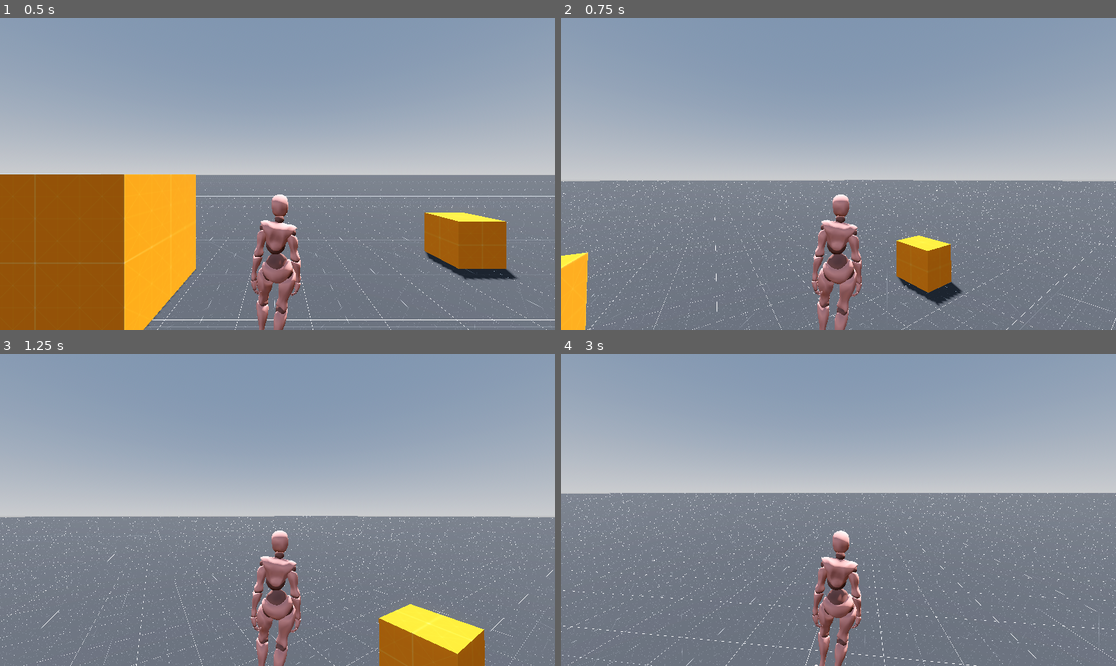
Above: before the commit, frames 1-4 (two rows, left to right).
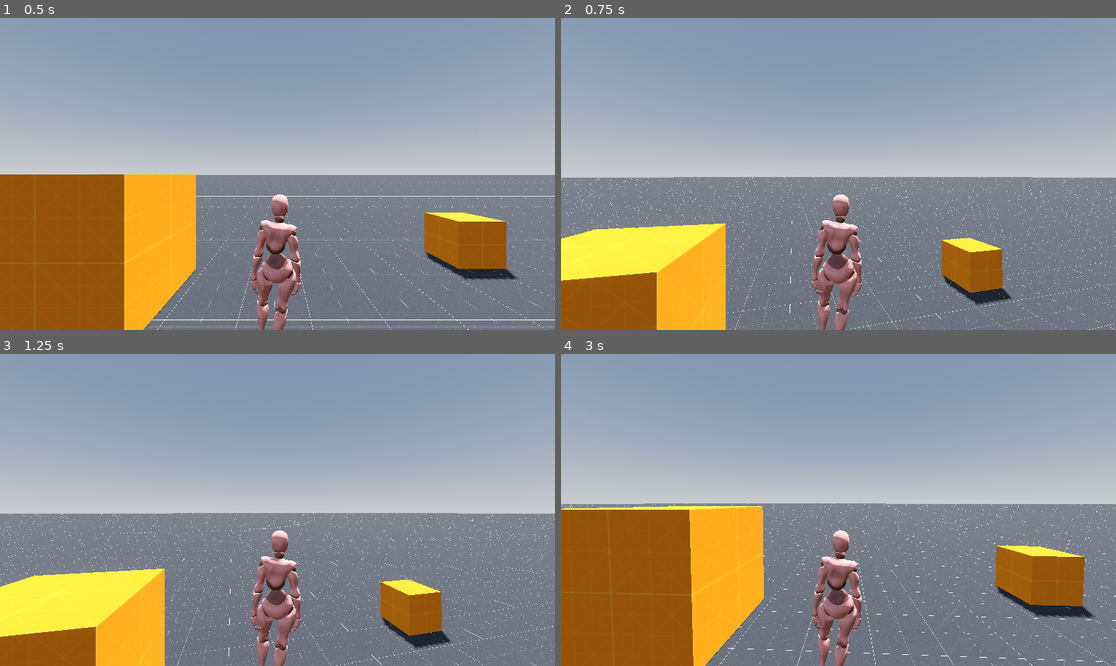
Above: after the commit, the same moments.

Repository: ek-94/godot-prototypes
Game: Godot game, scene res://scenes/main.tscn
The game is run twice, just before and just after one commit, with the same random seed, the same clock (stepped at 60 frames per second) and the same inputs.
Inputs (mouse positions are in pixels of both pictures, inside the frame that each line leads up to):
- Up to frame 1 (0.5 s): no input
- Up to frame 2 (0.75 s): tap Enter (ui_accept) at 0.5 s; move the mouse to (866, 174) at 0.52 s; hold Up (ui_up) from 0.53 s (still down)
- Up to frame 3 (1.25 s): keep holding Up (ui_up); tap Enter (ui_accept) at 0.77 s
- Up to frame 4 (3 s): keep holding Up (ui_up); move the mouse to (810, 510) at 1.27 s; tap Enter (ui_accept) at 1.52 s; move the mouse to (849, 503) at 2.02 s; move the mouse to (832, 516) at 2.77 s

Frame 1 is identical in both runs. In frame 2, 16% of the frame differs, in the area x 0-100%, y 51-100%; in frame 3, 16%; in frame 4, 26%, in the area x 0-100%, y 44-100%.

Commit message:
Fix input

Diff:
--- a/core-survival/project.godot
+++ b/core-survival/project.godot
@@ -15,6 +15,29 @@
 config/features=PackedStringArray("4.6", "Forward Plus")
 config/icon="res://icon.svg"
 
+[input]
+
+forward={
+"deadzone": 0.2,
+"events": [Object(InputEventKey,"resource_local_to_scene":false,"resource_name":"","device":-1,"window_id":0,"alt_pressed":false,"shift_pressed":false,"ctrl_pressed":false,"meta_pressed":false,"pressed":false,"keycode":0,"physical_keycode":87,"key_label":0,"unicode":119,"location":0,"echo":false,"script":null)
+]
+}
+backwards={
+"deadzone": 0.2,
+"events": [Object(InputEventKey,"resource_local_to_scene":false,"resource_name":"","device":-1,"window_id":0,"alt_pressed":false,"shift_pressed":false,"ctrl_pressed":false,"meta_pressed":false,"pressed":false,"keycode":0,"physical_keycode":83,"key_label":0,"unicode":115,"location":0,"echo":false,"script":null)
+]
+}
+left={
+"deadzone": 0.2,
+"events": [Object(InputEventKey,"resource_local_to_scene":false,"resource_name":"","device":-1,"window_id":0,"alt_pressed":false,"shift_pressed":false,"ctrl_pressed":false,"meta_pressed":false,"pressed":false,"keycode":0,"physical_keycode":65,"key_label":0,"unicode":97,"location":0,"echo":false,"script":null)
+]
+}
+right={
+"deadzone": 0.2,
+"events": [Object(InputEventKey,"resource_local_to_scene":false,"resource_name":"","device":-1,"window_id":0,"alt_pressed":false,"shift_pressed":false,"ctrl_pressed":false,"meta_pressed":false,"pressed":false,"keycode":0,"physical_keycode":68,"key_label":0,"unicode":100,"location":0,"echo":false,"script":null)
+]
+}
+
 [physics]
 
 3d/physics_engine="Jolt Physics"
--- a/core-survival/scripts/player.gd
+++ b/core-survival/scripts/player.gd
@@ -3,9 +3,9 @@
 @onready var camera_mount: Node3D = $camera_mount
 
 const SPEED = 5.0
-const JUMP_VELOCITY = 4.5
+const JUMP_VELOCITY = 5
 
-var sens = 0.5
+var sens = 0.2
 
 func _ready():
 	Input.mouse_mode = Input.MOUSE_MODE_CAPTURED
@@ -27,7 +27,7 @@
 
 	# Get the input direction and handle the movement/deceleration.
 	# As good practice, you should replace UI actions with custom gameplay actions.
-	var input_dir := Input.get_vector("ui_left", "ui_right", "ui_up", "ui_down")
+	var input_dir := Input.get_vector("left", "right", "forward", "backward")
 	var direction := (transform.basis * Vector3(input_dir.x, 0, input_dir.y)).normalized()
 	if direction:
 		velocity.x = direction.x * SPEED
